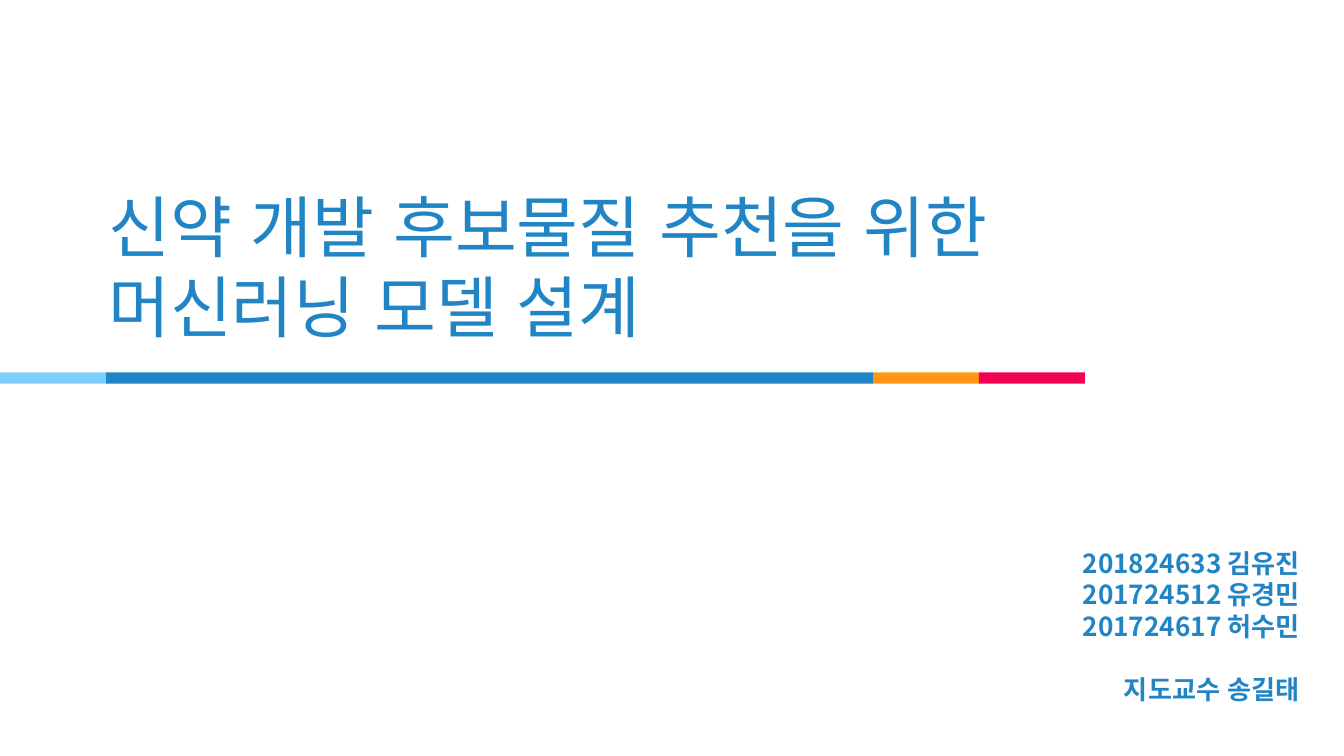
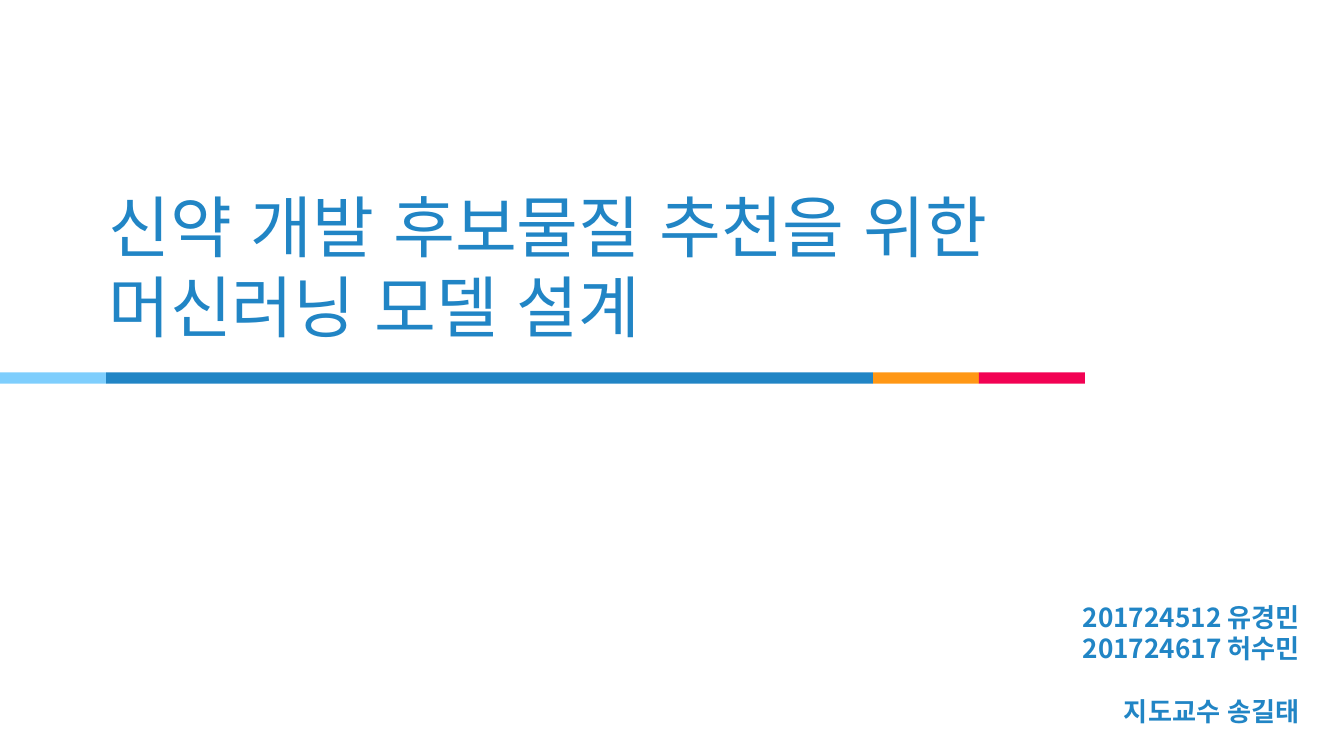
Before and after one commit to PNUCSE/Capstone-2022-1-09, a slide deck: slide 1 of docs/2022전기발표자료_09_ML깎는컴공.pptx. Drawn at 1344x756 pixels with LibreOffice and Linux fonts; fonts in the diff are those of the drawing. Boxes give left, top, right and bottom in pixels: in the first picture for what was removed or moved away, otherwise in the second. Text is boxed around its words. In the diff, an @@ line names an element or a change of style, - is before the commit and + after.

Commit message:
Update ppt file
Update ppt file
- Update ppt file

```diff
--- a/docs/2022전기발표자료_09_ML깎는컴공.pptx
+++ b/docs/2022전기발표자료_09_ML깎는컴공.pptx
@@ text at (x1=1083, y1=551, x2=1300, y2=576): paragraph removed @@
-201824633 김유진
@@ text "201724512 유경민" moved from (x1=1083, y1=551, x2=1300, y2=702) to (x1=1083, y1=605, x2=1300, y2=724) @@
```
Also in this commit, not shown: 1 other slide changed.
